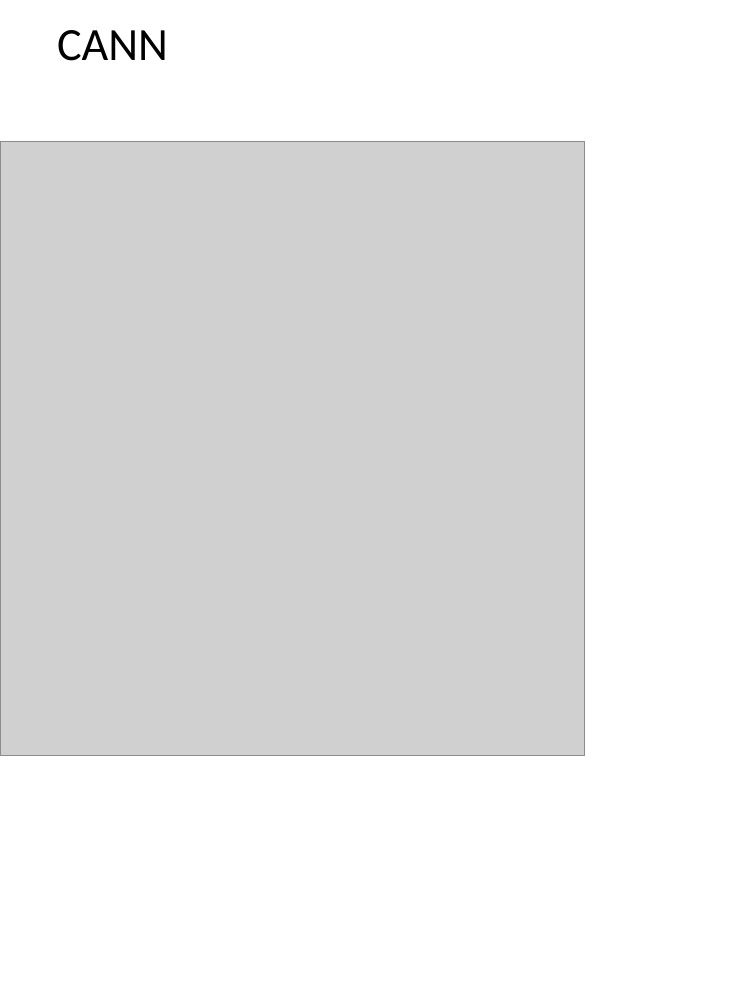
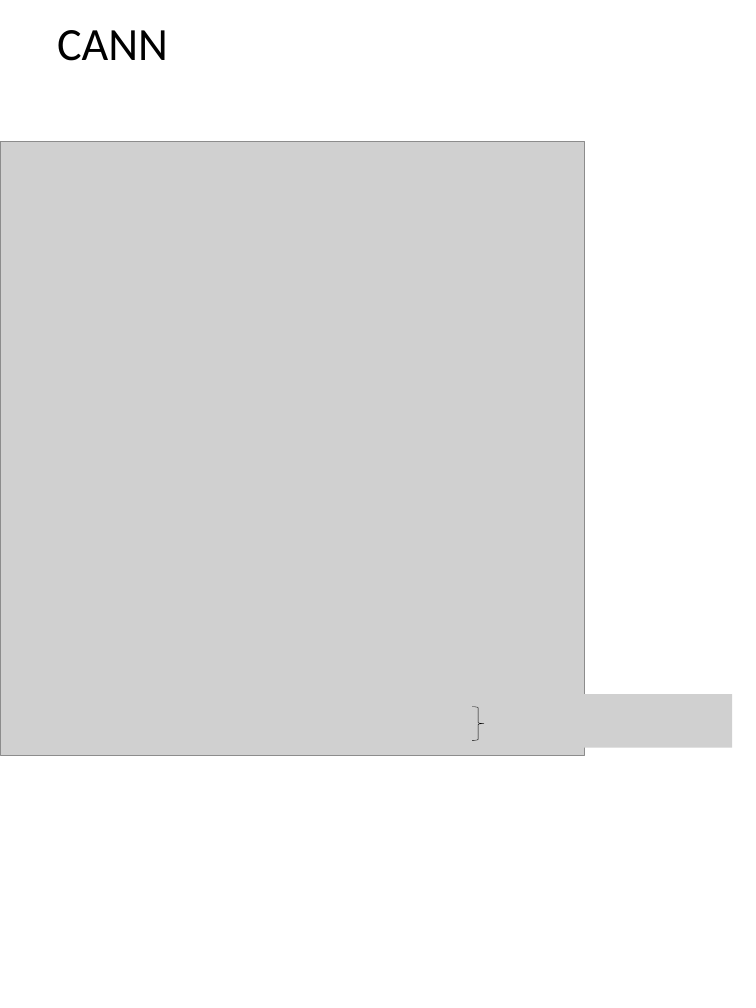
Before and after one commit to quanpeng0/BrainModels, a slide deck: slide 4 of docs/brainpy_handbook/ppt/rnns.pptx. Drawn at 756x1008 pixels with LibreOffice and Linux fonts; fonts in the diff are those of the drawing; grey boxes stand for pictures. Boxes give left, top, right and bottom in pixels: in the first picture for what was removed or moved away, otherwise in the second. Text is boxed around its words. In the diff, an @@ line names an element or a change of style, - is before the commit and + after.

```diff
--- a/docs/brainpy_handbook/ppt/rnns.pptx
+++ b/docs/brainpy_handbook/ppt/rnns.pptx
@@ right brace added at bbox=[472, 707, 484, 740], outline #000000 0.5 pt @@
@@ picture added at bbox=[493, 694, 732, 747] @@
```
Also in this commit, not shown: 1 other slide changed, 1 slide added, 1 slide removed.
